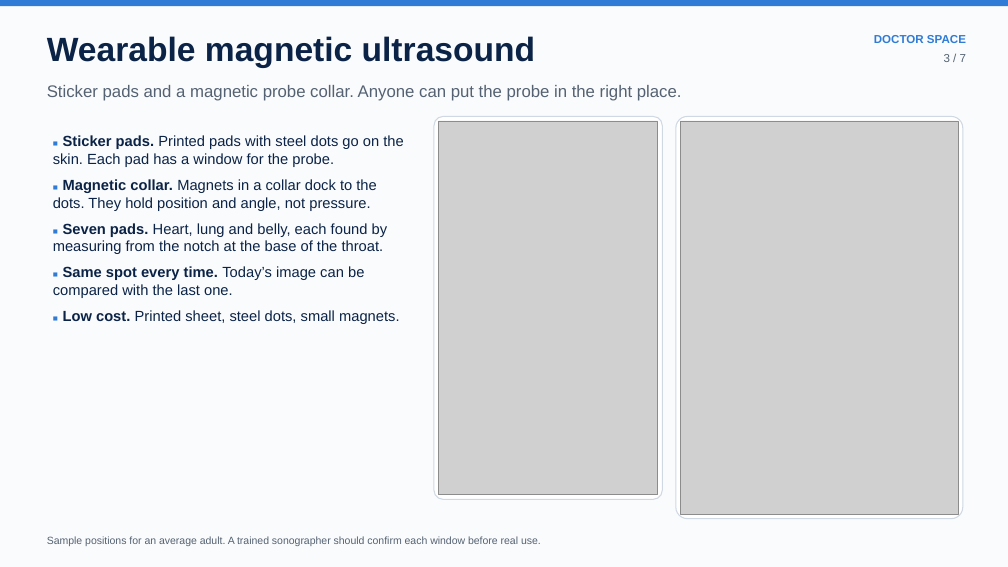
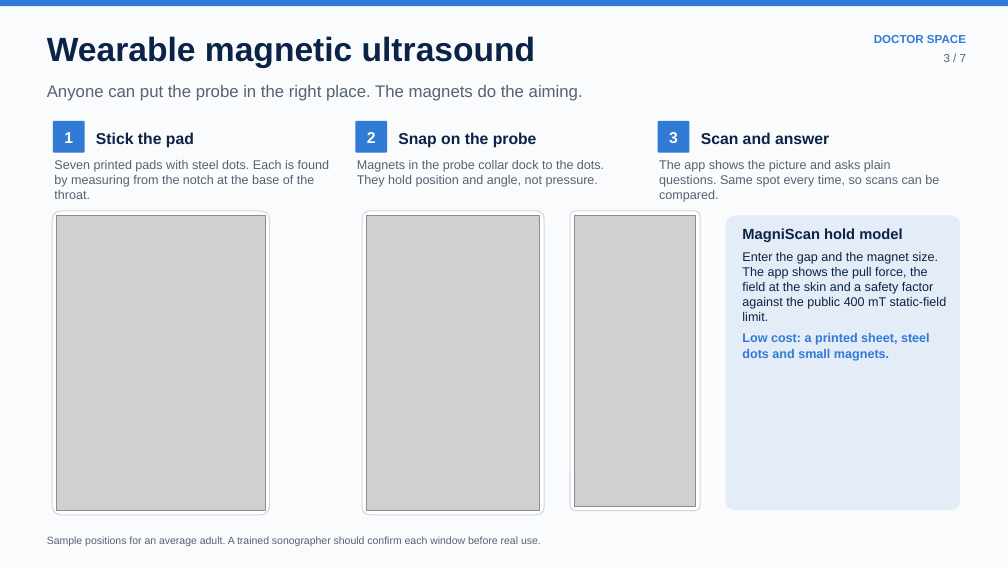
Before and after one commit to alfathitamara/Doctor-Space, a slide deck: slide 3 of deck/Doctor_Space_NASA_SpaceApps_2026.pptx. Drawn at 1008x567 pixels with LibreOffice and Linux fonts; fonts in the diff are those of the drawing; grey boxes stand for pictures. Boxes give left, top, right and bottom in pixels: in the first picture for what was removed or moved away, otherwise in the second. Text is boxed around its words. In the diff, an @@ line names an element or a change of style, - is before the commit and + after.

```diff
--- a/deck/Doctor_Space_NASA_SpaceApps_2026.pptx
+++ b/deck/Doctor_Space_NASA_SpaceApps_2026.pptx
@@ text at [47,85,583,101]: text changed @@
-Sticker pads and a magnetic probe collar. Anyone can put the probe in the right place.
+Anyone can put the probe in the right place. The magnets do the aiming.
@@ text removed at [53,135,403,324] @@
-■ Sticker pads. Printed pads with steel dots go on the skin. Each pad has a window for the probe.
-■ Magnetic collar. Magnets in a collar dock to the dots. They hold position and angle, not pressure.
-■ Seven pads. Heart, lung and belly, each found by measuring from the notch at the base of the throat.
-■ Same spot every time. Today’s image can be compared with the last one.
-■ Low cost. Printed sheet, steel dots, small magnets.
@@ rounded rectangle added at [53,121,85,153], fill #2F7BD6, 15 pt, text #FFFFFF, bold @@
+1
@@ text added at [96,132,194,148], 15 pt, text #0B2347, bold @@
+Stick the pad
@@ rounded rectangle added at [355,121,387,153], fill #2F7BD6, 15 pt, text #FFFFFF, bold @@
+2
@@ text added at [398,132,537,148], 15 pt, text #0B2347, bold @@
+Snap on the probe
@@ rounded rectangle added at [658,121,690,153], fill #2F7BD6, 15 pt, text #FFFFFF, bold @@
+3
@@ text added at [701,132,829,144], 15 pt, text #0B2347, bold @@
+Scan and answer
@@ text added at [54,160,329,199], 12 pt, text #556273 @@
+Seven printed pads with steel dots. Each is found by measuring from the notch at the base of the throat.
@@ text added at [357,160,604,187], 12 pt, text #556273 @@
+Magnets in the probe collar dock to the dots. They hold position and angle, not pressure.
@@ text added at [659,160,939,202], 12 pt, text #556273 @@
+The app shows the picture and asks plain questions. Same spot every time, so scans can be compared.
@@ rounded rectangle added at [52,211,270,515], fill #FFFFFF, outline #CFD8E3 1 pt @@
@@ picture: place and size @@
-picture at [681,121,959,514]
+picture at [57,216,265,510]
@@ rounded rectangle: place and size @@
-rounded rectangle at [434,116,662,499]
+rounded rectangle at [362,211,544,515]
@@ picture: place and size @@
-picture at [439,121,658,495]
+picture at [367,216,540,510]
@@ rounded rectangle added at [570,211,700,510], fill #FFFFFF, outline #CFD8E3 1 pt @@
@@ picture added at [575,216,696,506] @@
@@ rounded rectangle: place and size @@
-rounded rectangle at [676,116,963,519]
+rounded rectangle at [726,216,960,510]
@@ rounded rectangle at [726,216,960,510]: fill #FFFFFF to #E3ECF7; outline #CFD8E3 1 pt to none @@
@@ text added at [742,228,947,361], 12 pt, text #0B2347 @@
+MagniScan hold model
+Enter the gap and the magnet size. The app shows the pull force, the field at the skin and a safety factor against the public 400 mT static-field limit.
+Low cost: a printed sheet, steel dots and small magnets.
```
Also in this commit, not shown: 6 other slides changed, 1 other file.
